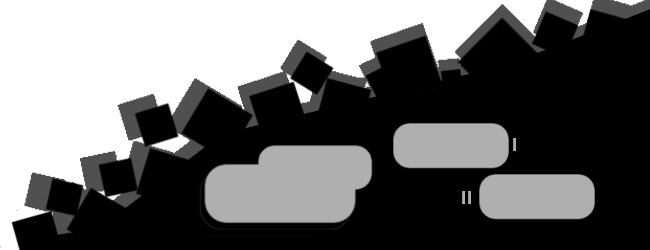
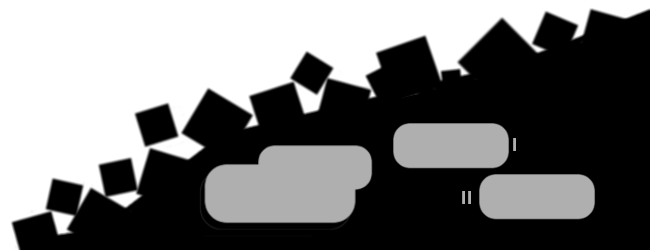
Comparing the layer stacks of the two 650px x 250px images. Changes:
painted on "SmallRocks" over [44, 10, 580, 218]
painted on "Rocks" over [10, 7, 643, 250]
painted on "Arrière-plan" over [35, 8, 650, 236]
painted on "Outline" over [0, 0, 650, 250]
